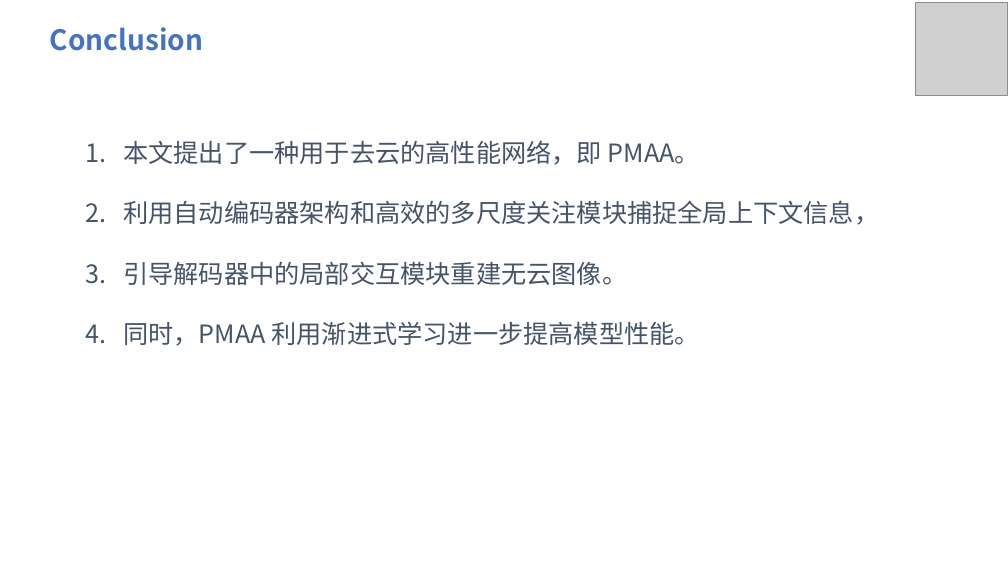
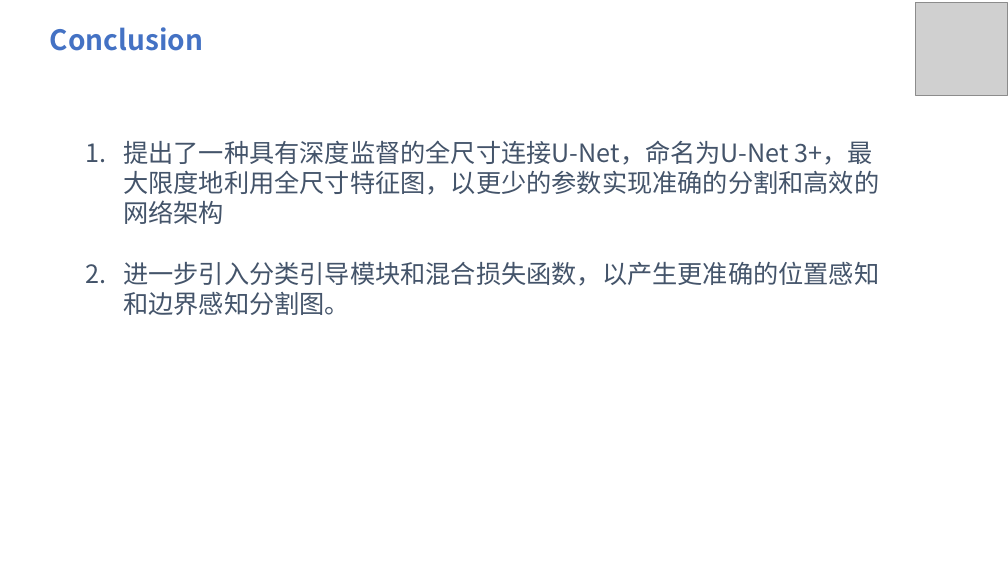
Before and after one commit to rooterShip/daily_note, a slide deck: slide 13 of academic_thesis/UNET 3+/徐淳2023-9-25 UNET 3+ A FULL-SCALE CONNECTED UNET FOR MEDICAL IMAGE SEGMENTATION.pptx (slide 17 before the commit). Drawn at 1008x567 pixels with LibreOffice and Linux fonts; fonts in the diff are those of the drawing; grey boxes stand for pictures. Boxes give left, top, right and bottom in pixels: in the first picture for what was removed or moved away, otherwise in the second. Text is boxed around its words. In the diff, an @@ line names an element or a change of style, - is before the commit and + after.

```diff
--- a/academic_thesis/UNET 3+/徐淳2023-9-25 UNET 3+ A FULL-SCALE CONNECTED UNET FOR MEDICAL IMAGE SEGMENTATION.pptx
+++ b/academic_thesis/UNET 3+/徐淳2023-9-25 UNET 3+ A FULL-SCALE CONNECTED UNET FOR MEDICAL IMAGE SEGMENTATION.pptx
@@ text at (123,140,879,315): text changed @@
-1. 本文提出了一种用于去云的高性能网络，即 PMAA。
-2. 利用自动编码器架构和高效的多尺度关注模块捕捉全局上下文信息，
-3. 引导解码器中的局部交互模块重建无云图像。
-4. 同时，PMAA 利用渐进式学习进一步提高模型性能。
+1. 提出了一种具有深度监督的全尺寸连接U-Net，命名为U-Net 3+，最大限度地利用全尺寸特征图，以更少的参数实现准确的分割和高效的网络架构
+2. 进一步引入分类引导模块和混合损失函数，以产生更准确的位置感知和边界感知分割图。
```
Also in this commit, not shown: 9 other slides changed, 3 slides added, 7 slides removed.
